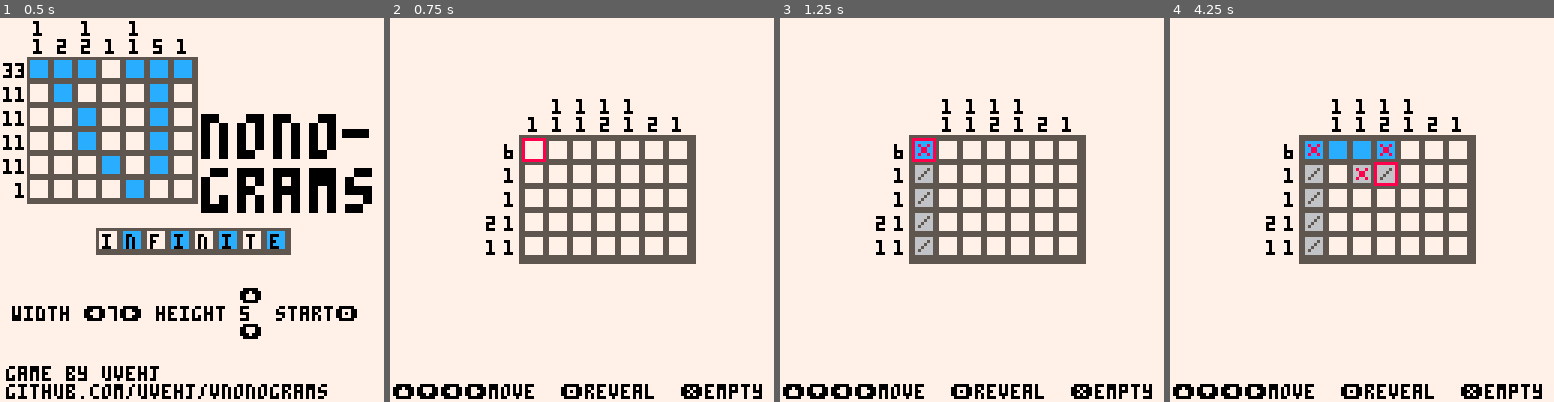
Above: before the commit, frames 1-4 (left to right).
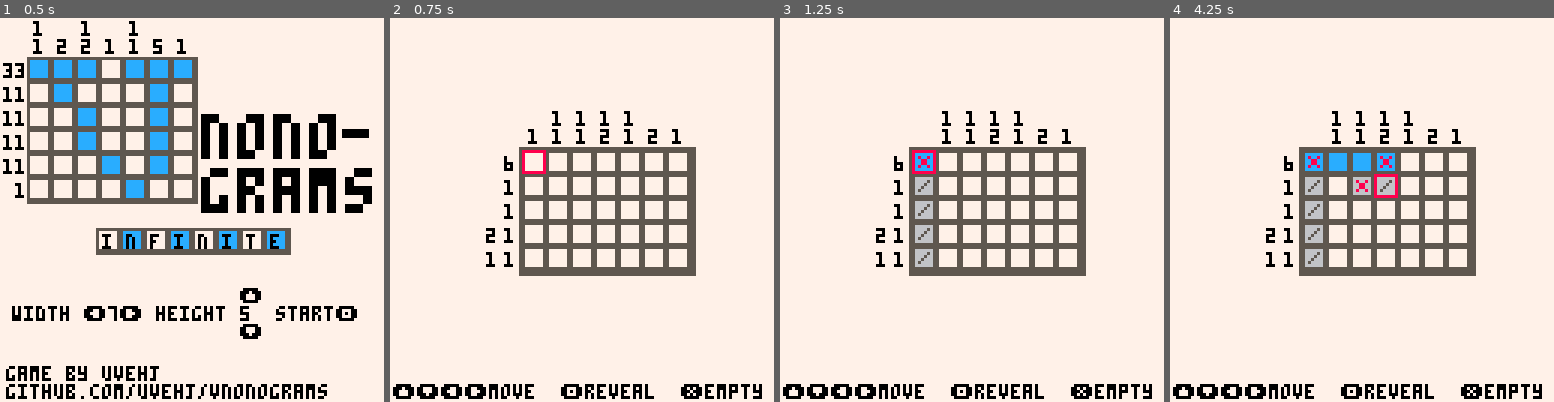
Above: after the commit, the same moments.

Repository: uvehj/VNonograms
Game: PICO-8 cartridge cartridges/vnonogramsinfinite.p8
The game is run twice, just before and just after one commit, with the same random seed, the same clock (stepped at 60 frames per second) and the same inputs.
Inputs:
- Up to frame 1 (0.5 s): tap X (X key) at 0.33 s
- Up to frame 2 (0.75 s): tap O (Z key) at 0.7 s
- Up to frame 3 (1.25 s): tap X (X key) at 1.07 s
- Up to frame 4 (4.25 s): hold Right 1.6-2.1 s; tap O (Z key) every 0.4 s from 1.7 to 4.1 s; tap X (X key) at 1.85, 2.97, 4.08 s; hold Up 2.15-2.42 s; hold Right 2.47-3.03 s; hold Left 3.08-3.58 s; hold Down 3.63-3.97 s; hold Right from 4.02 s (still down)

Frame 1 is identical in both runs. In frame 2, 8.6% of the frame differs, in the area x 25-80%, y 21-68%; in frame 3, 8.7%; in frame 4, 9.3%.

Commit message:
1-1 hotfix
Adjusted height calculation for tall puzzles

Diff:
--- a/cartridges/vnonogramsinfinite.p8
+++ b/cartridges/vnonogramsinfinite.p8
@@ -109,7 +109,7 @@
     --local xnum = puzzle.x - #row * 6
     puzzle.pixelsize = {puzzle.longestrow*6+puzzle.width*8,1+puzzle.longestcolumn+puzzle.height*8}
     puzzle.x = 68-(puzzle.pixelsize[1]/2)+(puzzle.longestrow*5)
-    puzzle.y = 58-(puzzle.pixelsize[2]/2)+(puzzle.longestcolumn*2)
+    puzzle.y = 54-(puzzle.pixelsize[2]/2)+(puzzle.longestcolumn*6)
 
     if puzzle.pixelsize[1] > 128 or puzzle.pixelsize[2] > 100 then
         return -1
Not shown, changed: cartridges/images/vnonogramsinfinite.p8.png
Not shown, added: releases/old/VNonograms_Infinite_v1/vnonogramsinfinitev1-0_linux.zip
Not shown, added: releases/old/VNonograms_Infinite_v1/vnonogramsinfinitev1-0_osx.zip
Not shown, added: releases/old/VNonograms_Infinite_v1/vnonogramsinfinitev1-0_raspi.zip
Not shown, added: releases/old/VNonograms_Infinite_v1/vnonogramsinfinitev1-0_web.zip
Not shown, added: releases/old/VNonograms_Infinite_v1/vnonogramsinfinitev1-0_windows.zip
Not shown, added: releases/vnonogramsinfinite1-1/vnonogramsinfinite1-1_linux.zip
Not shown, added: releases/vnonogramsinfinite1-1/vnonogramsinfinite1-1_osx.zip
Not shown, added: releases/vnonogramsinfinite1-1/vnonogramsinfinite1-1_raspi.zip
Not shown, added: releases/vnonogramsinfinite1-1/vnonogramsinfinite1-1_web.zip
Not shown, added: releases/vnonogramsinfinite1-1/vnonogramsinfinite1-1_windows.zip
